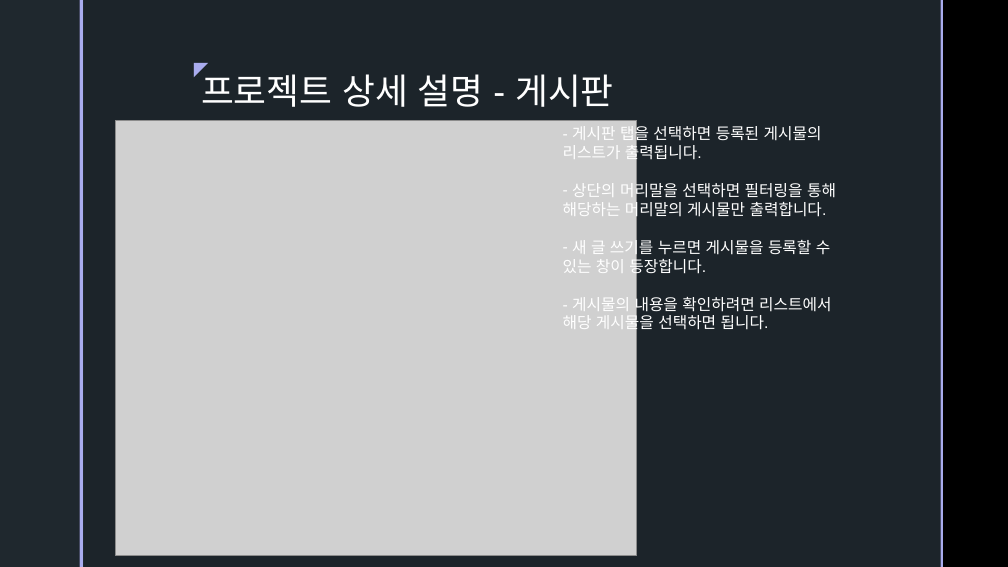
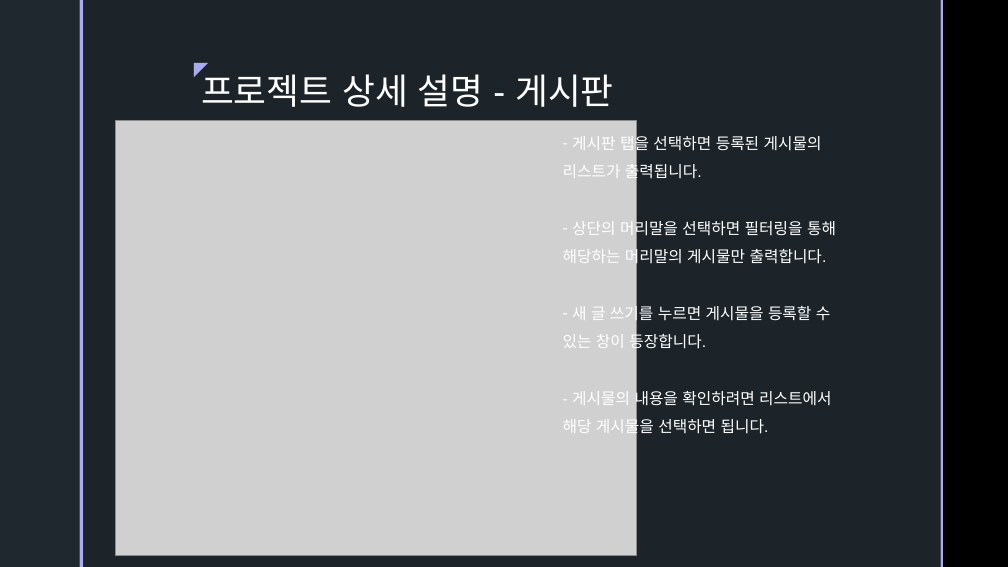
Before and after one commit to ColossusCMS/Team-Project, a slide deck: slide 14 of 보고서 폴더/제출용.pptx. Drawn at 1008x567 pixels with LibreOffice and Linux fonts; fonts in the diff are those of the drawing; grey boxes stand for pictures; background and template pictures are left out. Boxes give left, top, right and bottom in pixels: in the first picture for what was removed or moved away, otherwise in the second. Text is boxed around its words. In the diff, an @@ line names an element or a change of style, - is before the commit and + after.

```diff
--- a/보고서 폴더/제출용.pptx
+++ b/보고서 폴더/제출용.pptx
@@ text "게시판 탭을 선택하면 등록된 게시물의 ..." at bbox=[563, 133, 836, 437]: line spacing 1 to 1.5 @@
```
Also in this commit, not shown: 10 other slides changed, 2 slides removed, 1 other file.
